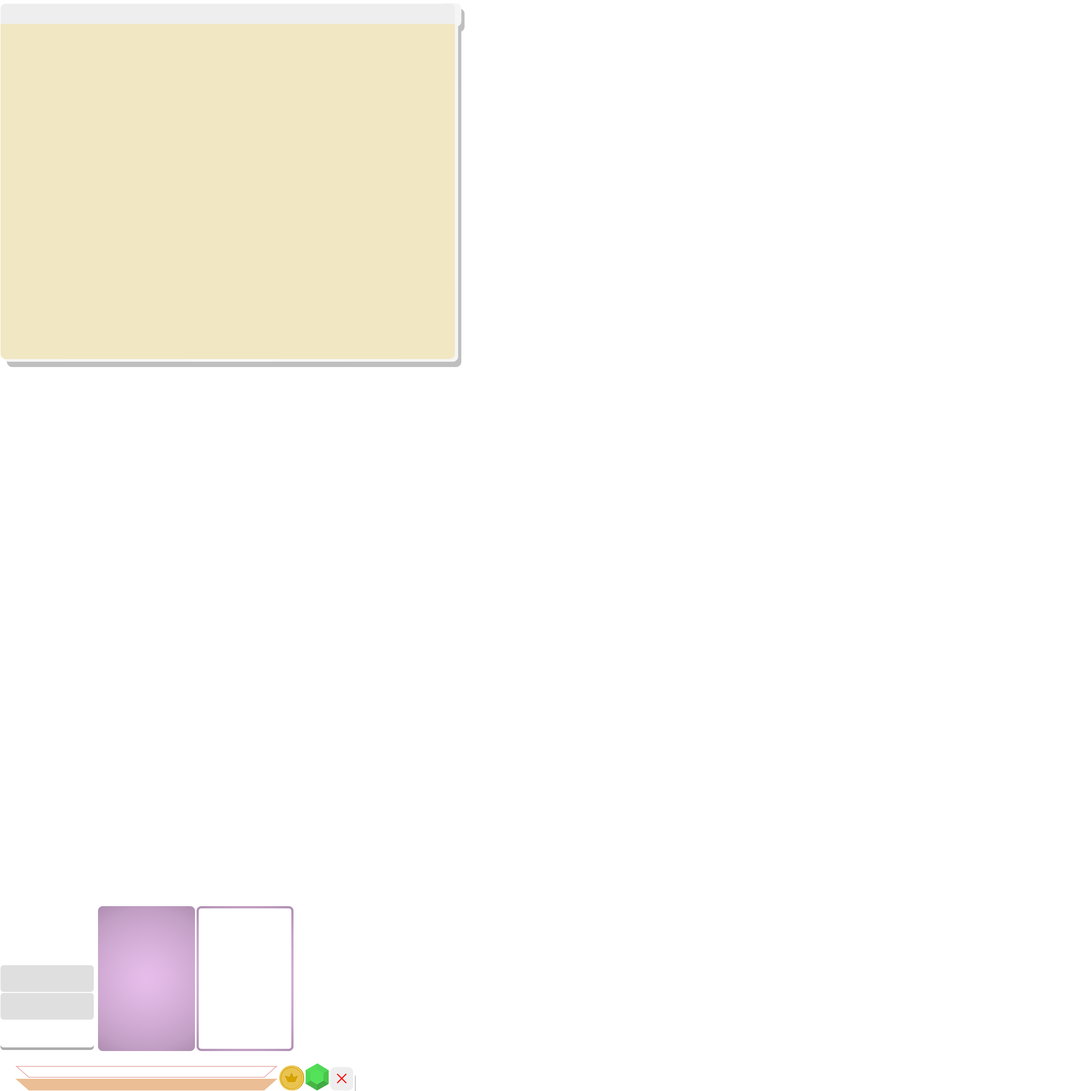
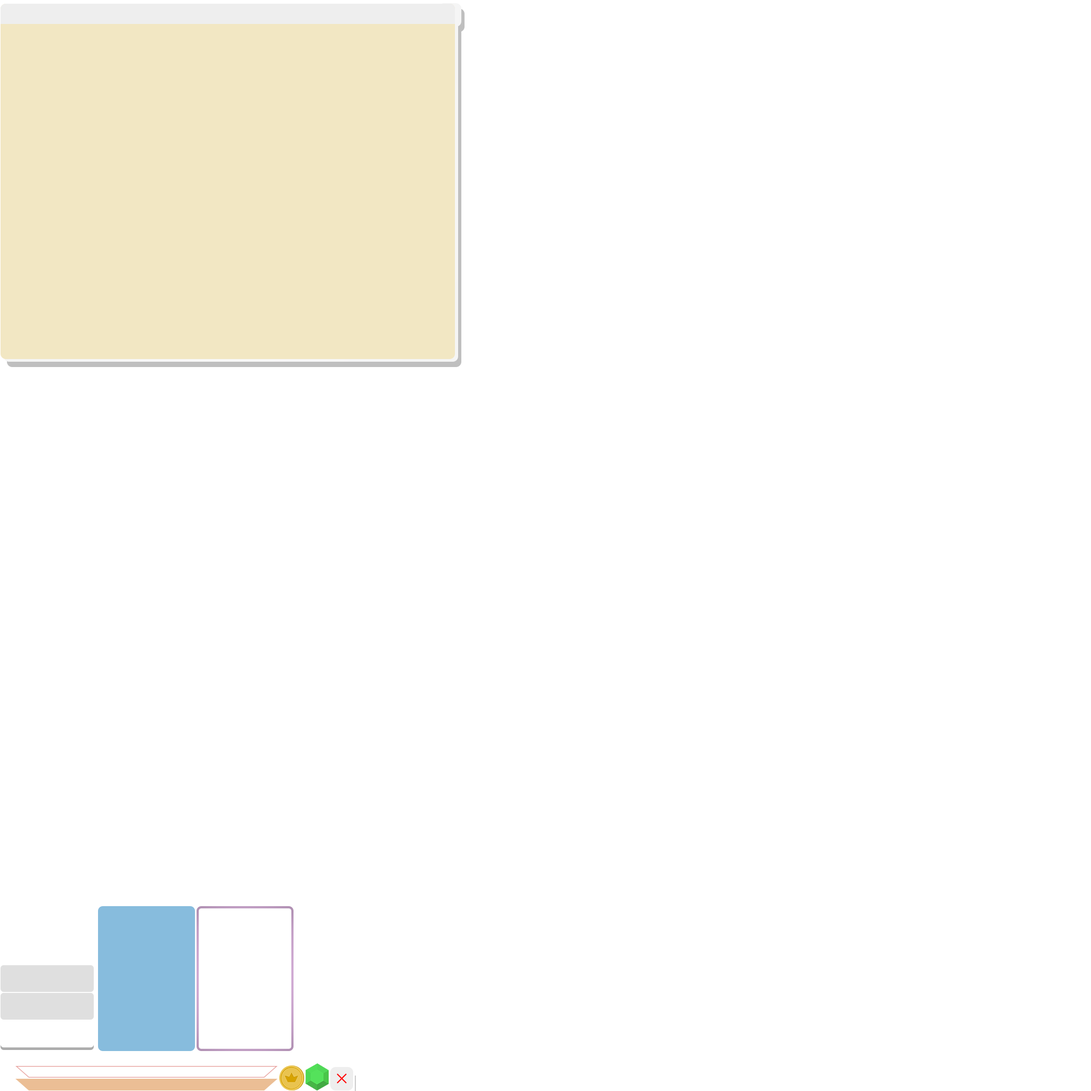
Layer changes from the first w=1091, h=1091 image to the second:
painted on "Прямоугольник, скругл. углы 3" over [98, 906, 196, 1052]
